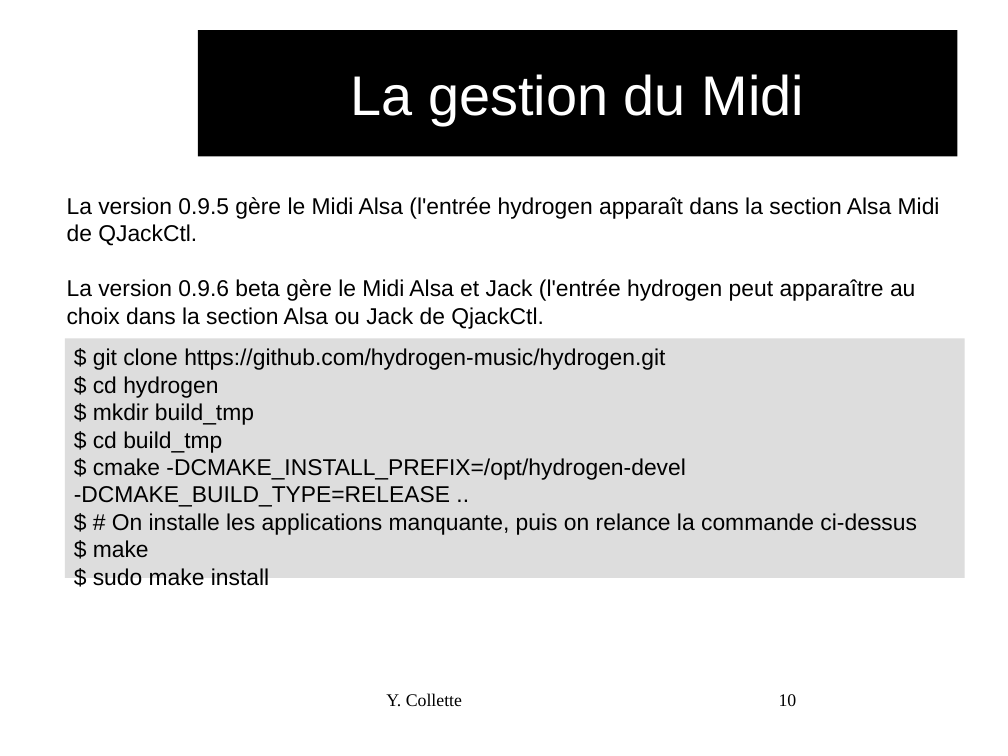
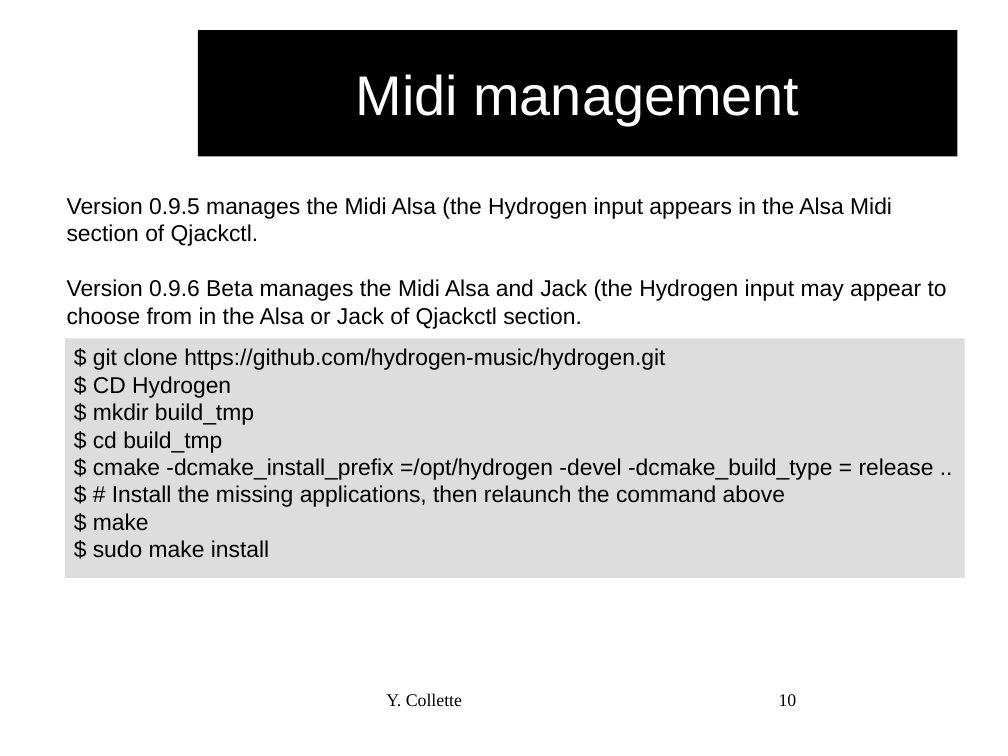
Before and after one commit to audinux/audinux.github.io, a slide deck: slide 10 of workshop/audio/Hydrogen.odp. Drawn at 1008x756 pixels with LibreOffice and Linux fonts; fonts in the diff are those of the drawing; background and template pictures are left out. Boxes give left, top, right and bottom in pixels: in the first picture for what was removed or moved away, otherwise in the second. Text is boxed around its words. In the diff, an @@ line names an element or a change of style, - is before the commit and + after.

```diff
--- a/workshop/audio/Hydrogen.odp
+++ b/workshop/audio/Hydrogen.odp
@@ title at (x1=355, y1=74, x2=799, y2=125): text changed @@
-La gestion du Midi
+Midi management
@@ text at (x1=67, y1=197, x2=947, y2=329): text changed @@
-La version 0.9.5 gère le Midi Alsa (l'entrée hydrogen apparaît dans la section Alsa Midi de QJackCtl.
-La version 0.9.6 beta gère le Midi Alsa et Jack (l'entrée hydrogen peut apparaître au choix dans la section Alsa ou Jack de QjackCtl.
+Version 0.9.5 manages the Midi Alsa (the Hydrogen input appears in the Alsa Midi section of Qjackctl.
+Version 0.9.6 Beta manages the Midi Alsa and Jack (the Hydrogen input may appear to choose from in the Alsa or Jack of Qjackctl section.
@@ text in rectangle at (x1=93, y1=376, x2=231, y2=398): text changed @@
-$ cd hydrogen
+$ CD Hydrogen
@@ text in rectangle at (x1=93, y1=458, x2=934, y2=507): text changed @@
-$ cmake -DCMAKE_INSTALL_PREFIX=/opt/hydrogen-devel -DCMAKE_BUILD_TYPE=RELEASE ..
-$ # On installe les applications manquante, puis on relance la commande ci-dessus
+$ cmake -dcmake_install_prefix =/opt/hydrogen -devel -dcmake_build_type = release ..
+$ # Install the missing applications, then relaunch the command above
```
Also in this commit, not shown: 20 other slides changed, 1 slide added, 1 slide removed, 4 other files.
